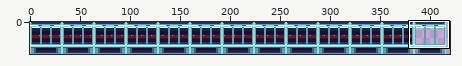
Sprite sheet: rsc/Assets/SlotMachine.png. The picture above shows the old version from afar; the outline marks the close-up.
Close-up. The starting point:
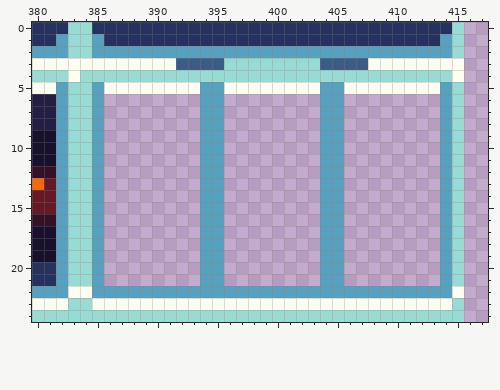
The file is 448x32 pixels. Shown: x 380..417, y 0..24. The wide view leaves out empty margins.
Once edited:
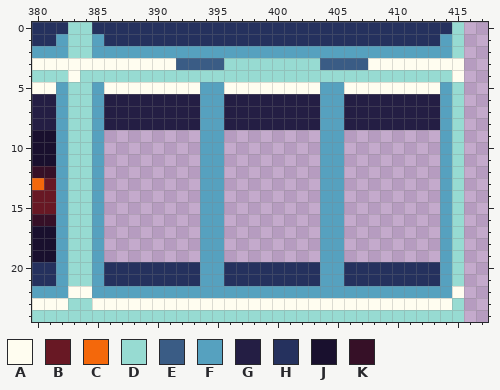
Palette (. is transparent): A #fffdf0  B #681824  C #f4680b  D #97dbd2  E #3a5c85  F #56a1bf  G #241e44  H #25315e  J #19102e  K #361027
Diff:
{"y":6,"x":386,"old":"........","new":"GGGGGGGG"}
{"y":6,"x":396,"old":"........","new":"GGGGGGGG"}
{"y":6,"x":406,"old":"........","new":"GGGGGGGG"}
{"y":7,"x":386,"old":"........","new":"GGGGGGGG"}
{"y":7,"x":396,"old":"........","new":"GGGGGGGG"}
{"y":7,"x":406,"old":"........","new":"GGGGGGGG"}
{"y":8,"x":386,"old":"........","new":"GGGGGGGG"}
{"y":8,"x":396,"old":"........","new":"GGGGGGGG"}
{"y":8,"x":406,"old":"........","new":"GGGGGGGG"}
{"y":20,"x":386,"old":"........","new":"HHHHHHHH"}
{"y":20,"x":396,"old":"........","new":"HHHHHHHH"}
{"y":20,"x":406,"old":"........","new":"HHHHHHHH"}
{"y":21,"x":386,"old":"........","new":"HHHHHHHH"}
{"y":21,"x":396,"old":"........","new":"HHHHHHHH"}
{"y":21,"x":406,"old":"........","new":"HHHHHHHH"}
{"label":"added","picture_box":[104,94,440,130]}
{"label":"added","picture_box":[104,262,440,286]}
